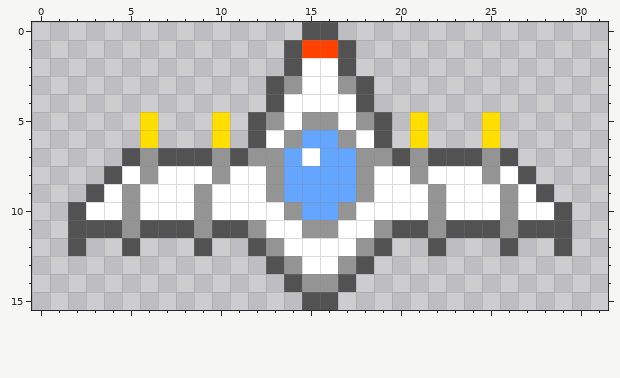
Pixel-art sprite: GodotShooting2/images/player1.png. Above: the version before the commit.
The file is 64x32 pixels, drawn in blocks of 2x2; one block is one cell here.
And afterwards:
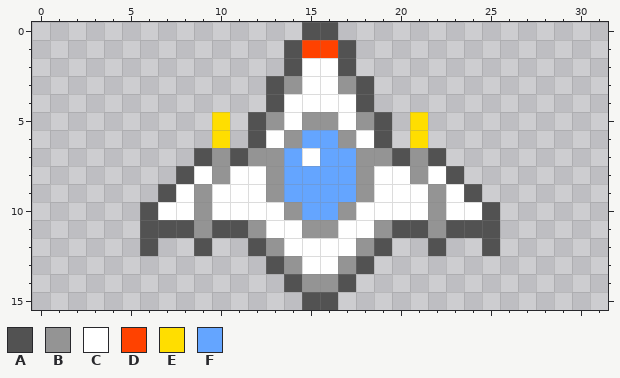
Palette (. is transparent): A #525252  B #949494  C #ffffff  D #ff4200  E #ffde00  F #64a5ff
The edit:
@@ x 0..31 @@
  4 .............ACCCCA.............
- 5 ......E...E.ABCBBCBA.E...E......
- 6 ......E...E.ACBFFBCA.E...E......
- 7 .....ABAAABABBFCFFBBABAAABA.....
- 8 ....ACBCCCBCCBFFFFBCCBCCCBCA....
- 9 ...ACBCCCBCCCBFFFFBCCCBCCCBCA...
-10 ..ACCBCCCBCCCCBFFBCCCCBCCCBCCA..
-11 ..AAABAAABAABCCBBCCBAABAAABAAA..
-12 ..A..A...A..ABCCCCBA..A...A..A..
+ 5 ..........E.ABCBBCBA.E..........
+ 6 ..........E.ACBFFBCA.E..........
+ 7 .........ABABBFCFFBBABA.........
+ 8 ........ACBCCBFFFFBCCBCA........
+ 9 .......ACBCCCBFFFFBCCCBCA.......
+10 ......ACCBCCCCBFFBCCCCBCCA......
+11 ......AAABAABCCBBCCBAABAAA......
+12 ......A..A..ABCCCCBA..A..A......
 13 .............ABCCBA.............
Boxes around the changes in both pictures, in picture pixels (x1, y1, x2, y2):
changed: (68, 112, 194, 256)
changed: (446, 112, 572, 256)
